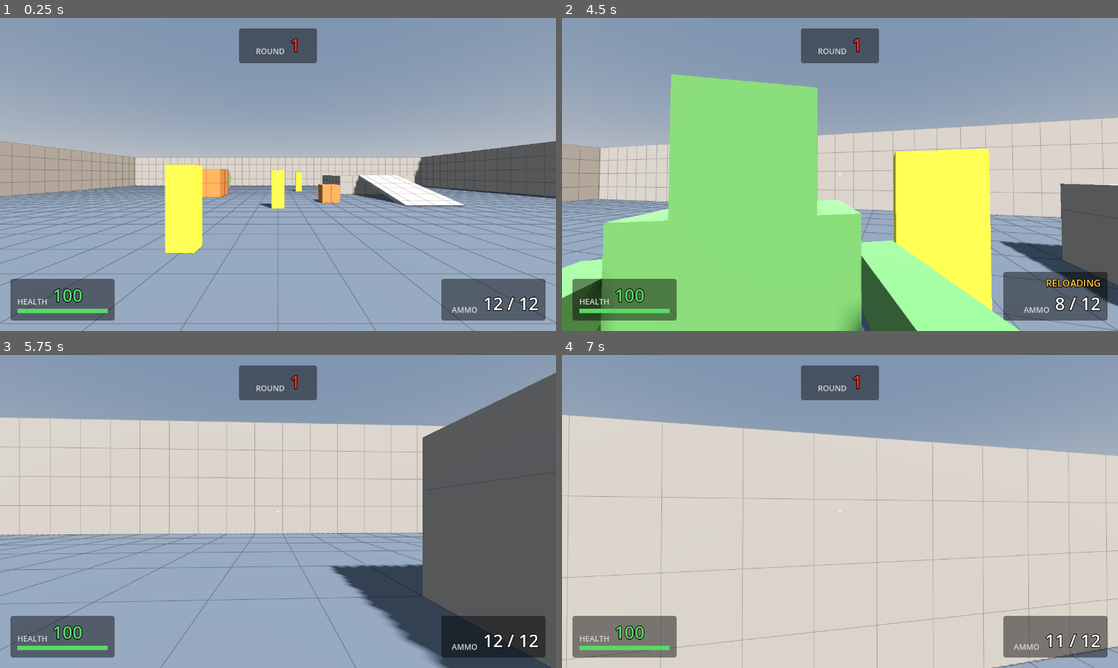
Above: before the commit, frames 1-4 (two rows, left to right).
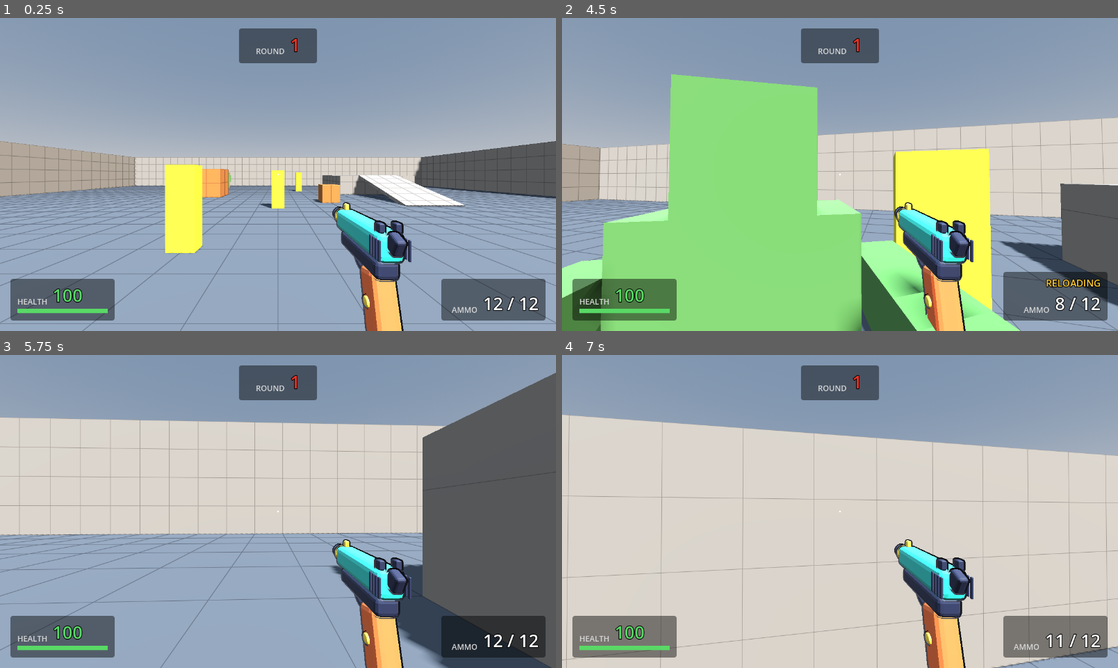
Above: after the commit, the same moments.

Repository: juanakajuan/zombie-survival-fps
Game: Godot game, scene res://levels/test_range.tscn
Two runs of this game, one before a commit and one after it. Both use one fixed random seed, a clock stepped at 60 frames per second and the inputs below.
Inputs (mouse positions are in pixels of both pictures, inside the frame that each line leads up to):
- Up to frame 1 (0.25 s): no input
- Up to frame 2 (4.5 s): tap Enter (restart) at 0.5 s; move the mouse to (867, 174) at 0.52 s; hold Ctrl (crouch) 0.53-1.28 s; hold W (move_forward) from 0.53 s (still down); click (867, 174) at 0.67 s; tap Space (jump) at 0.77, 1.07, 1.52, 1.82, 3.02, 3.32, 3.77, 4.07 s; move the mouse to (812, 174) at 1.27 s; click (812, 174) at 1.35 s; move the mouse to (851, 168) at 2.02 s; hold Shift (sprint) 2.03-2.78 s; move the mouse to (834, 180) at 2.77 s; tap Ctrl (crouch) at 2.85 s; click (834, 180) at 2.92 s; move the mouse to (878, 177) at 3.52 s; press the mouse at (878, 177) at 3.53 s; tap R (reload) at 4.15 s; move the mouse to (795, 171) at 4.27 s; release the mouse at (795, 171) at 4.28 s; tap Shift (sprint) at 4.35 s
- Up to frame 3 (5.75 s): keep holding W (move_forward); tap Space (jump) at 4.52, 4.82 s; move the mouse to (283, 511) at 5.02 s; hold Ctrl (crouch) from 5.03 s (still down); click (283, 511) at 5.17 s
- Up to frame 4 (7 s): move the mouse to (817, 505) at 5.77 s; release W (move_forward) at 5.78 s; release Ctrl (crouch) at 5.78 s; hold D (move_right) 5.78-6.53 s; click (817, 505) at 5.85 s; tap Space (jump) at 6.02, 6.32, 6.77 s; move the mouse to (867, 511) at 6.52 s; hold W (move_forward) from 6.53 s (still down); hold Shift (sprint) from 6.53 s (still down)

The runs differ from the first frame. In frame 1, 3.3% of the frame differs, in the area x 59-74%, y 58-100%; in frame 2, 3.6%, in the area x 59-75%, y 58-100%; in frame 3, 3.0%; in frame 4, 3.3%.

Commit message:
feat: add a cartoon pistol model to the starting weapon

Diff:
--- a/tests/weapons/test_weapon.gd
+++ b/tests/weapons/test_weapon.gd
@@ -150,6 +150,20 @@
 	assert_almost_eq(player_health.current, player_health.max_health, 0.001, "player is unharmed")
 	assert_true(hit_colliders.size() == 1 and hit_colliders[0] == dummy, "the only hit is the dummy")
 	assert_eq(weapon.ammo, PISTOL.magazine_size - 1, "one round used")
+
+
+func test_player_sees_the_pistol_model() -> void:
+	var player := await _spawn_player()
+	var camera := player.get_node("Head/Camera3D") as Camera3D
+	var meshes := player.get_node("Head/Camera3D/Weapon").find_children("*", "MeshInstance3D", true, false)
+	assert_true(meshes.size() > 0, "the pistol has a model")
+	var in_view := 0
+	for node in meshes:
+		var mesh := node as MeshInstance3D
+		var center := mesh.global_transform * mesh.get_aabb().get_center()
+		if mesh.is_visible_in_tree() and camera.is_position_in_frustum(center):
+			in_view += 1
+	assert_true(in_view > 0, "the pistol model is in the camera view")
 
 
 func _data() -> WeaponData:
--- a/weapons/pistol.tres
+++ b/weapons/pistol.tres
@@ -1,6 +1,7 @@
 [gd_resource type="Resource" script_class="WeaponData" format=3]
 
 [ext_resource type="Script" path="res://weapons/weapon_data.gd" id="1_data"]
+[ext_resource type="PackedScene" path="res://weapons/pistol_view.tscn" id="2_view"]
 
 [resource]
 script = ExtResource("1_data")
@@ -10,3 +11,4 @@
 reload_time = 1.2
 max_range = 100.0
 automatic = false
+view_model = ExtResource("2_view")
--- /dev/null
+++ b/weapons/pistol_view.tscn
@@ -0,0 +1,8 @@
+[gd_scene format=3]
+
+[ext_resource type="PackedScene" path="res://weapons/pistol.glb" id="1_model"]
+
+[node name="PistolView" type="Node3D"]
+
+[node name="Model" parent="." instance=ExtResource("1_model")]
+transform = Transform3D(1, 0, 0, 0, 1, 0, 0, 0, 1, 0.16, -0.19, -0.3)
--- a/weapons/weapon.gd
+++ b/weapons/weapon.gd
@@ -23,6 +23,8 @@
 
 func _ready() -> void:
 	ammo = data.magazine_size
+	if data.view_model != null:
+		add_child(data.view_model.instantiate())
 	var ancestor: Node = get_parent()
 	while ancestor != null:
 		if ancestor is CollisionObject3D:
--- a/weapons/weapon_data.gd
+++ b/weapons/weapon_data.gd
@@ -7,3 +7,5 @@
 @export_range(0.0, 10.0, 0.05, "suffix:s") var reload_time: float = 1.2
 @export_range(1.0, 1000.0, 1.0, "suffix:m") var max_range: float = 100.0
 @export var automatic: bool = false
+## The model the player sees in first person. The Weapon node adds it as a child.
+@export var view_model: PackedScene
Not shown, added: art_source/.gdignore
Binary file added: weapons/pistol.glb
Not shown, added: weapons/pistol.glb.import
Not shown, changed: DESIGN.md
Not shown, added: art_source/pistol.blend
